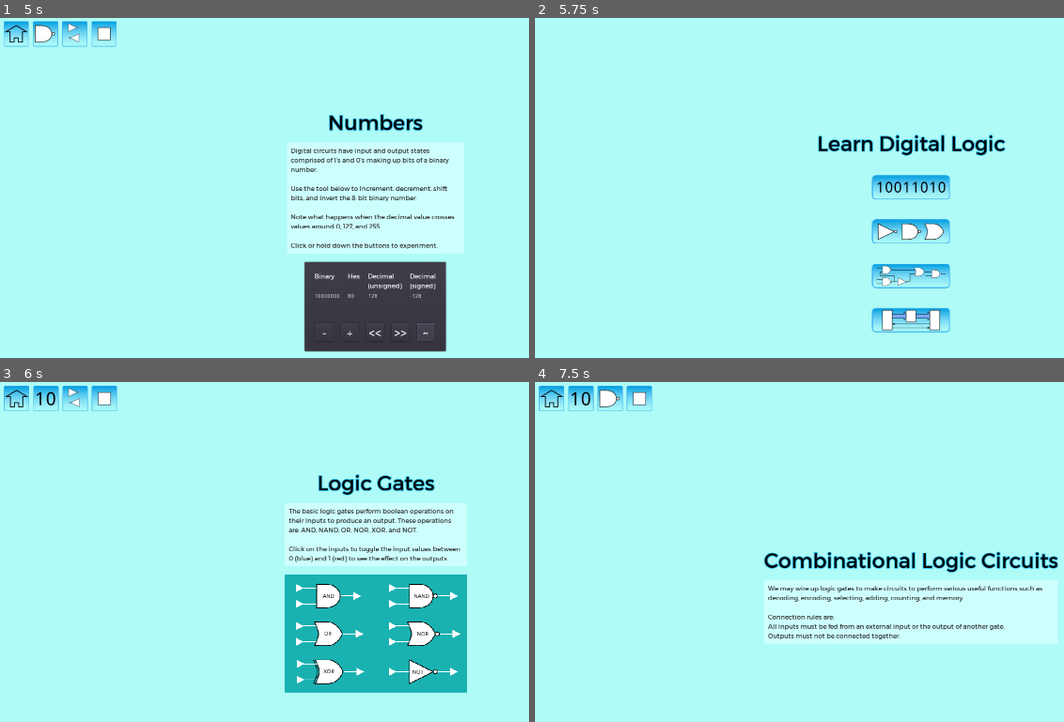
Above: before the commit, frames 1-4 (two rows, left to right).
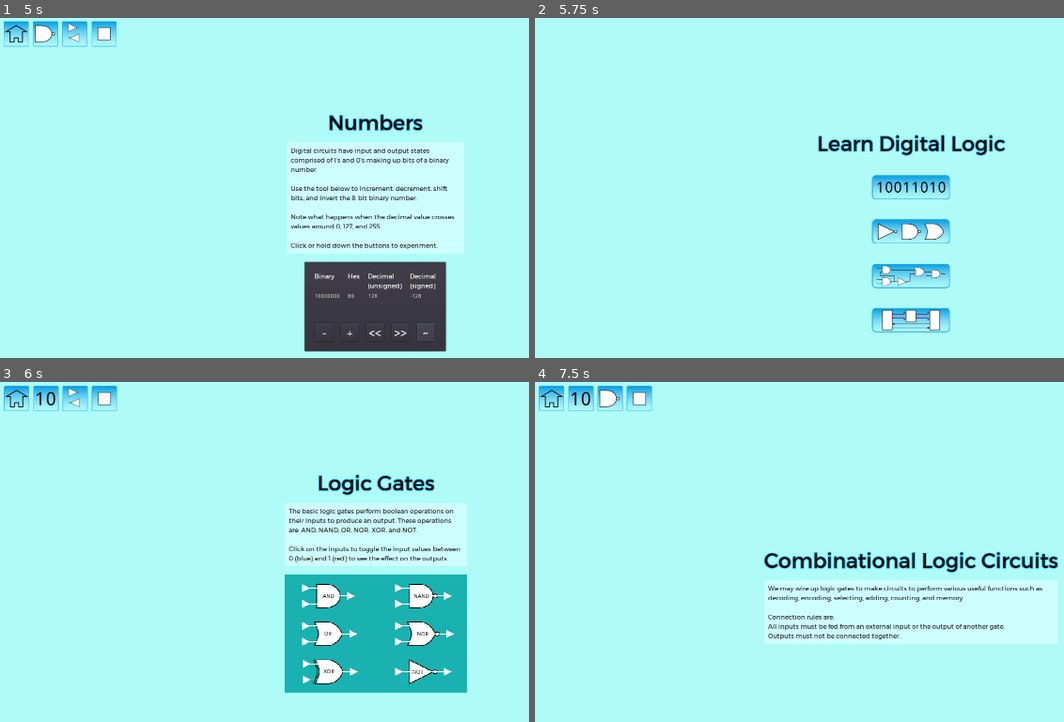
Above: after the commit, the same moments.

Repository: andrew-wilkes/digital-logic
Game: Godot game, scene res://Main.tscn
Same seed, same stepped clock (60 frames per second), same inputs: the game is played once before the commit and once after it.
Inputs (mouse positions are in pixels of both pictures, inside the frame that each line leads up to):
- Up to frame 1 (5 s): click (375, 188) at 0.5 s; click "-" at 1.25 s; click "+" at 2 s; click "<<" at 2.75 s; click ">>" at 3.5 s; click "~" at 4.25 s
- Up to frame 2 (5.75 s): click (550, 35) at 5 s
- Up to frame 3 (6 s): click (375, 596) at 5.75 s
- Up to frame 4 (7.5 s): click (550, 399) at 6.5 s; click (910, 640) at 7.25 s

Frames 1-2 are identical in both runs. In frame 3, 0.7% of the frame differs, in the area x 55-88%, y 59-89%; in frame 4, nothing differs.

Commit message:
Refactor part code

Diff:
--- a/game/Circuit.gd
+++ b/game/Circuit.gd
@@ -15,21 +15,27 @@
 			part.position = (event.position / g.GRID_SIZE).round() * g.GRID_SIZE
 			part.update_wire_positions()
 		elif g.wire:
+			# Move end of wire
 			g.wire.points[1] = event.position
+	# Delete wire on release of mouse button
+	if event is InputEventMouseButton && g.wire:
+		g.wire.delete()
+		g.wire = null
 
 
 func part_picked(node):
+	# Should receive a duplicate of the node that was clicked
 	set_part_moving(node)
-	part.active = true
+	add_child(part)
 	part.connect("picked", self, "set_part_moving")
 	part.connect("dropped", self, "part_dropped")
 	part.connect("doubleclick", self, "part_delete")
 	part.connect("pinclick", self, "pinclick")
-	add_child(part)
 
 
 func part_dropped():
 	part_moving = false
+	part.active = true
 
 
 func set_part_moving(node):
@@ -38,10 +44,15 @@
 
 
 func part_delete():
+	part.delete_wires()
 	part.queue_free()
 
 
 func pinclick(gate, pin):
+	if g.wire:
+		# Delete uncompleted wire
+		g.wire.delete()
+		g.wire = null
 	if pin.is_output:
 		var wire = wire_scene.instance()
 		wire.start_pin = pin
--- a/game/PartsPicker.gd
+++ b/game/PartsPicker.gd
@@ -10,9 +10,9 @@
 	files.sort()
 	for file in files:
 		var node = load("res://parts/" + file).instance()
+		$Panel.add_child(node)
 		pos.y += node.v_spacing
 		node.position = pos
-		$Panel.add_child(node)
 		node.connect("picked", self, "picked")
 	$Panel.rect_size = Vector2(130, pos.y + V_MARGIN)
 
--- a/game/parts/Gate.gd
+++ b/game/parts/Gate.gd
@@ -1,33 +1,21 @@
-extends Node2D
+extends Part
 
 class_name Gate
 
-signal picked(node)
-signal dropped
-signal doubleclick
-signal pinclick(gate, pin)
+export(String) var gate_type
 
 var input_pin = preload("res://parts/zInput.tscn")
 var output_pin = preload("res://parts/zOutput.tscn")
 var inputs = []
 var output
-var active = false
-var v_spacing = 72
-
-export(int) var mode = 1
-export(String) var gate_type
 
 func _ready():
+	v_spacing = 72
 	z_index = 1 # Display above wires
-	# warning-ignore:return_value_discarded
-	$Area2D.connect("mouse_entered", self, "mouse_entered")
-	# warning-ignore:return_value_discarded
-	$Area2D.connect("mouse_exited", self, "mouse_exited")
-	# warning-ignore:return_value_discarded
-	$Area2D.connect("input_event", self, "input_event")
+	connect_signals()
 	var i = 0
 	for node in $Inputs.get_children():
-		pin_exit(node)
+		pin_exit(node) # Hide
 		inputs.append(false)
 		if mode == 0: # When used in diagram
 			var pin = input_pin.instance()
@@ -47,44 +35,6 @@
 	else:
 		connect_pin($Q)
 		$Q.is_output = true
-
-
-func pin_enter(node):
-	if active:
-		node.get_node("Sprite").show()
-		# Try to attach end of wire to unconnected input pin
-		if g.wire && !node.is_output && node.wires.size() < 1:
-			node.wires.append(g.wire)
-			g.wire.end_pin = node
-			g.wire.points[-1] = position + node.position
-			g.wire = null
-
-
-func pin_exit(node):
-	node.get_node("Sprite").hide()
-
-
-func mouse_entered():
-	if mode > 0:
-		$Symbol.modulate = g.COLOR_ACTIVE
-
-
-func mouse_exited():
-	if mode > 0:
-		$Symbol.modulate = g.COLOR_UNDEFINED
-
-
-func connect_pin(node):
-	node.connect("mouse_entered", self, "pin_enter", [node])
-	node.connect("mouse_exited", self, "pin_exit", [node])
-	node.connect("input_event", self, "pin_click", [node])
-
-
-func pin_click(_viewport, event, _shape_idx, node):
-	if event is InputEventMouseButton && event.pressed:
-		# Click on output pin to create a new wire
-		# Click on input pin to delete a wire
-		emit_signal("pinclick", self, node)
 
 
 func update_output(pin):
@@ -110,21 +60,3 @@
 		"NOR", "NAND", "XNOR":
 			result = !result
 	output.state = result
-
-
-func input_event(_viewport, event, _shape_idx):
-	if event is InputEventMouseButton:
-		if event.doubleclick:
-			emit_signal("doubleclick")
-		elif event.pressed:
-			emit_signal("picked", self)
-		else:
-			emit_signal("dropped")
-
-
-func update_wire_positions():
-	for i in $Q.wires.size():
-		$Q.wires[i].points[0] = position + $Q.position
-	for pin in $Inputs.get_children():
-		if pin.wires.size() > 0:
-			pin.wires[0].points[-1] = position + pin.position
--- a/game/parts/Input.gd
+++ b/game/parts/Input.gd
@@ -1,52 +1,15 @@
-extends Node2D
-
-signal state_changed()
-signal picked(node)
-signal dropped
-signal doubleclick
-
-var state = false setget set_state
-var active = false
-var id = 0
-var v_spacing = 56
-export(int) var mode = 1
-var color
+extends Part
 
 func _ready():
+	v_spacing = 56
 	color = g.COLOR_UNDEFINED
 	modulate = color
-	# Bring into view when testing scene in isolation
+	use_state = true
 	if get_parent().name == "root":
-		position = Vector2(100, 100)
-
-
-func set_state(value):
-	state = value
-	if state:
-		color = g.COLOR_HIGH
-	else:
-		color = g.COLOR_LOW
-	modulate = color
-	emit_signal("state_changed")
-
-
-func _on_Area2D_input_event(_viewport, event, _shape_idx):
-	if event is InputEventMouseButton:
-		if event.doubleclick:
-			emit_signal("doubleclick")
-		elif event.pressed:
-			if mode == 0:
-				self.state = !state
-			emit_signal("picked", self)
-		else:
-			mode = 0
-			emit_signal("dropped")
-
-
-func _on_Area2D_mouse_entered():
-	color = modulate
-	modulate = g.COLOR_ACTIVE
-
-
-func _on_Area2D_mouse_exited():
-	modulate = color
+		# Testing scene in isolation
+		position = Vector2(100, 100) # Bring into view
+		active = true # Enable state changing
+	connect_signals()
+	connect_pin($Q)
+	$Q.is_output = true
+	pin_exit($Q) # Hide
--- a/game/parts/Output.gd
+++ b/game/parts/Output.gd
@@ -1,45 +1,13 @@
-extends Node2D
-
-signal picked(node)
-signal dropped
-signal doubleclick
-
-var state = false setget set_state
-var active = false
-var v_spacing = 32
-export(int) var mode = 1
-var color
+extends Part
 
 func _ready():
+	v_spacing = 56
 	color = g.COLOR_UNDEFINED
 	modulate = color
-	# Bring into view when testing scene in isolation
 	if get_parent().name == "root":
-		position = Vector2(100, 100)
-
-func set_state(value):
-	state = value
-	if state:
-		modulate = g.COLOR_HIGH
-	else:
-		modulate = g.COLOR_LOW
-
-
-func _on_Area2D_input_event(_viewport, event, _shape_idx):
-	if event is InputEventMouseButton:
-		if event.doubleclick:
-			emit_signal("doubleclick")
-		elif event.pressed:
-			emit_signal("picked", self)
-		else:
-			emit_signal("dropped")
-
-
-func _on_Area2D_mouse_entered():
-	color = modulate
-	if mode > 0:
-		modulate = g.COLOR_ACTIVE
-
-
-func _on_Area2D_mouse_exited():
-	modulate = color
+		# Testing scene in isolation
+		position = Vector2(100, 100) # Bring into view
+		active = true # Enable state changing
+	connect_signals()
+	connect_pin($Inputs/A)
+	pin_exit($Inputs/A) # Hide
--- /dev/null
+++ b/game/parts/Part.gd
@@ -0,0 +1,108 @@
+extends Node2D
+
+class_name Part
+
+signal pinclick(gate, pin)
+
+export(int) var mode = 1
+
+signal state_changed()
+signal picked(node)
+signal dropped
+signal doubleclick
+
+var state = false setget set_state
+var active = false # Part responds to state change and wire attachments
+var id = 0
+var v_spacing
+var color
+var use_state = false
+
+func connect_signals():
+	# warning-ignore:return_value_discarded
+	$Area2D.connect("mouse_entered", self, "mouse_entered")
+	# warning-ignore:return_value_discarded
+	$Area2D.connect("mouse_exited", self, "mouse_exited")
+	# warning-ignore:return_value_discarded
+	$Area2D.connect("input_event", self, "input_event")
+
+
+func pin_enter(node):
+	if active:
+		node.get_node("Sprite").show()
+		# Try to attach end of wire to unconnected input pin
+		if g.wire && !node.is_output && node.wires.size() < 1 && g.wire.start_pin.get_parent() != self:
+			node.wires.append(g.wire)
+			g.wire.end_pin = node
+			g.wire.points[-1] = position + node.position
+			g.wire = null
+
+
+func pin_exit(node):
+	node.get_node("Sprite").hide()
+
+
+func mouse_entered():
+	if mode > 0:
+		$Symbol.modulate = g.COLOR_ACTIVE
+
+
+func mouse_exited():
+	if use_state:
+		$Symbol.modulate = color
+	elif mode > 0:
+		$Symbol.modulate = g.COLOR_UNDEFINED
+
+
+func connect_pin(node):
+	node.connect("mouse_entered", self, "pin_enter", [node])
+	node.connect("mouse_exited", self, "pin_exit", [node])
+	node.connect("input_event", self, "pin_click", [node])
+
+
+func pin_click(_viewport, event, _shape_idx, node):
+	if event is InputEventMouseButton && event.pressed:
+		# Click on output pin to create a new wire
+		# Click on input pin to delete a wire
+		emit_signal("pinclick", self, node)
+
+
+func set_state(value):
+	state = value
+	if state:
+		color = g.COLOR_HIGH
+	else:
+		color = g.COLOR_LOW
+	$Symbol.modulate = color
+	emit_signal("state_changed")
+
+
+func input_event(_viewport, event, _shape_idx):
+	if event is InputEventMouseButton:
+		if event.doubleclick:
+			emit_signal("doubleclick")
+		elif event.pressed:
+			if active && use_state:
+				self.state = !state
+			emit_signal("picked", self)
+		else:
+			active = true
+			emit_signal("dropped")
+
+
+func update_wire_positions():
+	if has_node("Q"):
+		for i in $Q.wires.size():
+			$Q.wires[i].points[0] = position + $Q.position
+	for pin in $Inputs.get_children():
+		if pin.wires.size() > 0:
+			pin.wires[0].points[-1] = position + pin.position
+
+
+func delete_wires():
+	if has_node("Q"):
+		for i in $Q.wires.size():
+			$Q.wires[0].delete() # The delete operation removes element from array shrinking it.
+	for pin in $Inputs.get_children():
+		if pin.wires.size() > 0:
+			pin.wires[0].delete()
--- a/game/parts/misc/Wire.gd
+++ b/game/parts/misc/Wire.gd
@@ -5,5 +5,6 @@
 
 func delete():
 	start_pin.wires.erase(self)
-	end_pin.wires.erase(self)
+	if end_pin:
+		end_pin.wires.erase(self)
 	queue_free()
--- a/game/parts/zInput.tscn
+++ b/game/parts/zInput.tscn
@@ -1,29 +1,32 @@
-[gd_scene load_steps=4 format=2]
+[gd_scene load_steps=5 format=2]
 
 [ext_resource path="res://parts/Input.gd" type="Script" id=1]
 [ext_resource path="res://assets/arrow.png" type="Texture" id=2]
+[ext_resource path="res://parts/misc/Pin.tscn" type="PackedScene" id=3]
 
 [sub_resource type="RectangleShape2D" id=1]
-extents = Vector2( 26, 10 )
+extents = Vector2( 20.2484, 10.1183 )
 
 [node name="Input" type="Node2D"]
 script = ExtResource( 1 )
 
-[node name="Line2D" type="Line2D" parent="."]
-position = Vector2( -32, 0 )
+[node name="Symbol" type="Line2D" parent="."]
+position = Vector2( -16, 0 )
 points = PoolVector2Array( 0, 0, 32, 0 )
 width = 2.0
 default_color = Color( 1, 1, 1, 1 )
 
-[node name="TextureButton" type="Sprite" parent="Line2D"]
+[node name="Sprite" type="Sprite" parent="Symbol"]
 position = Vector2( -9.0344, 0 )
 texture = ExtResource( 2 )
 
 [node name="Area2D" type="Area2D" parent="."]
 
 [node name="CollisionShape2D" type="CollisionShape2D" parent="Area2D"]
-position = Vector2( -25, 0 )
+position = Vector2( -15, 0 )
 shape = SubResource( 1 )
-[connection signal="input_event" from="Area2D" to="." method="_on_Area2D_input_event"]
-[connection signal="mouse_entered" from="Area2D" to="." method="_on_Area2D_mouse_entered"]
-[connection signal="mouse_exited" from="Area2D" to="." method="_on_Area2D_mouse_exited"]
+
+[node name="Inputs" type="Node2D" parent="."]
+
+[node name="Q" parent="." instance=ExtResource( 3 )]
+position = Vector2( 16, 0 )
--- a/game/parts/zOutput.tscn
+++ b/game/parts/zOutput.tscn
@@ -1,29 +1,34 @@
-[gd_scene load_steps=4 format=2]
+[gd_scene load_steps=5 format=2]
 
 [ext_resource path="res://parts/Output.gd" type="Script" id=1]
 [ext_resource path="res://assets/arrow.png" type="Texture" id=2]
+[ext_resource path="res://parts/misc/Pin.tscn" type="PackedScene" id=3]
 
 [sub_resource type="RectangleShape2D" id=1]
-extents = Vector2( 26, 10 )
+extents = Vector2( 20.6381, 10 )
 
 [node name="Output" type="Node2D"]
 script = ExtResource( 1 )
 
-[node name="Line2D" type="Line2D" parent="."]
+[node name="Symbol" type="Line2D" parent="."]
+position = Vector2( -16, 0 )
 points = PoolVector2Array( 0, 0, 32, 0 )
 width = 2.0
 default_color = Color( 1, 1, 1, 1 )
 
-[node name="Sprite" type="Sprite" parent="Line2D"]
+[node name="Sprite" type="Sprite" parent="Symbol"]
 position = Vector2( 42, 0 )
 texture = ExtResource( 2 )
 region_rect = Rect2( 9, 78, 23, 24 )
 
+[node name="Inputs" type="Node2D" parent="."]
+
+[node name="A" parent="Inputs" instance=ExtResource( 3 )]
+position = Vector2( -16, 0 )
+
 [node name="Area2D" type="Area2D" parent="."]
+position = Vector2( -16, 0 )
 
 [node name="CollisionShape2D" type="CollisionShape2D" parent="Area2D"]
-position = Vector2( 26, 0 )
+position = Vector2( 30.6251, 0 )
 shape = SubResource( 1 )
-[connection signal="input_event" from="Area2D" to="." method="_on_Area2D_input_event"]
-[connection signal="mouse_entered" from="Area2D" to="." method="_on_Area2D_mouse_entered"]
-[connection signal="mouse_exited" from="Area2D" to="." method="_on_Area2D_mouse_exited"]
--- a/game/project.godot
+++ b/game/project.godot
@@ -9,13 +9,19 @@
 config_version=4
 
 _global_script_classes=[ {
-"base": "Node2D",
+"base": "Part",
 "class": "Gate",
 "language": "GDScript",
 "path": "res://parts/Gate.gd"
+}, {
+"base": "Node2D",
+"class": "Part",
+"language": "GDScript",
+"path": "res://parts/Part.gd"
 } ]
 _global_script_class_icons={
-"Gate": ""
+"Gate": "",
+"Part": ""
 }
 
 [application]
